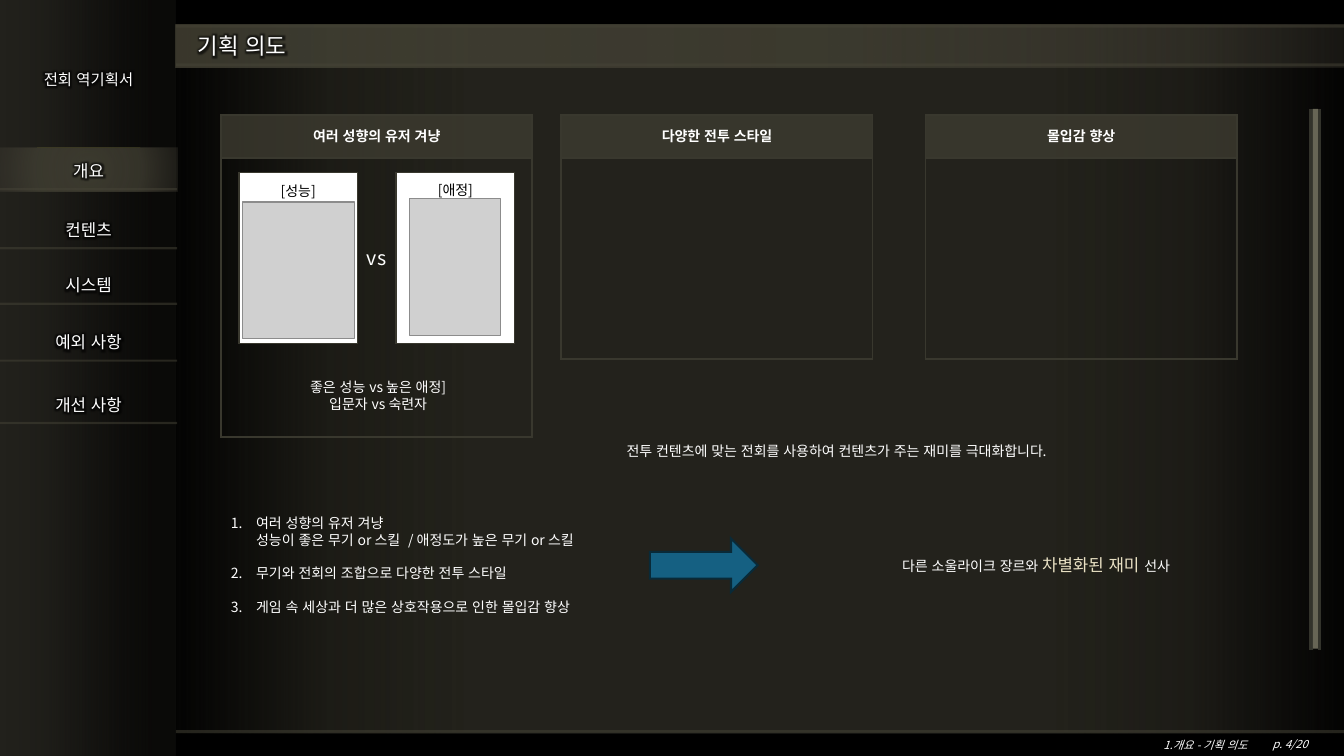
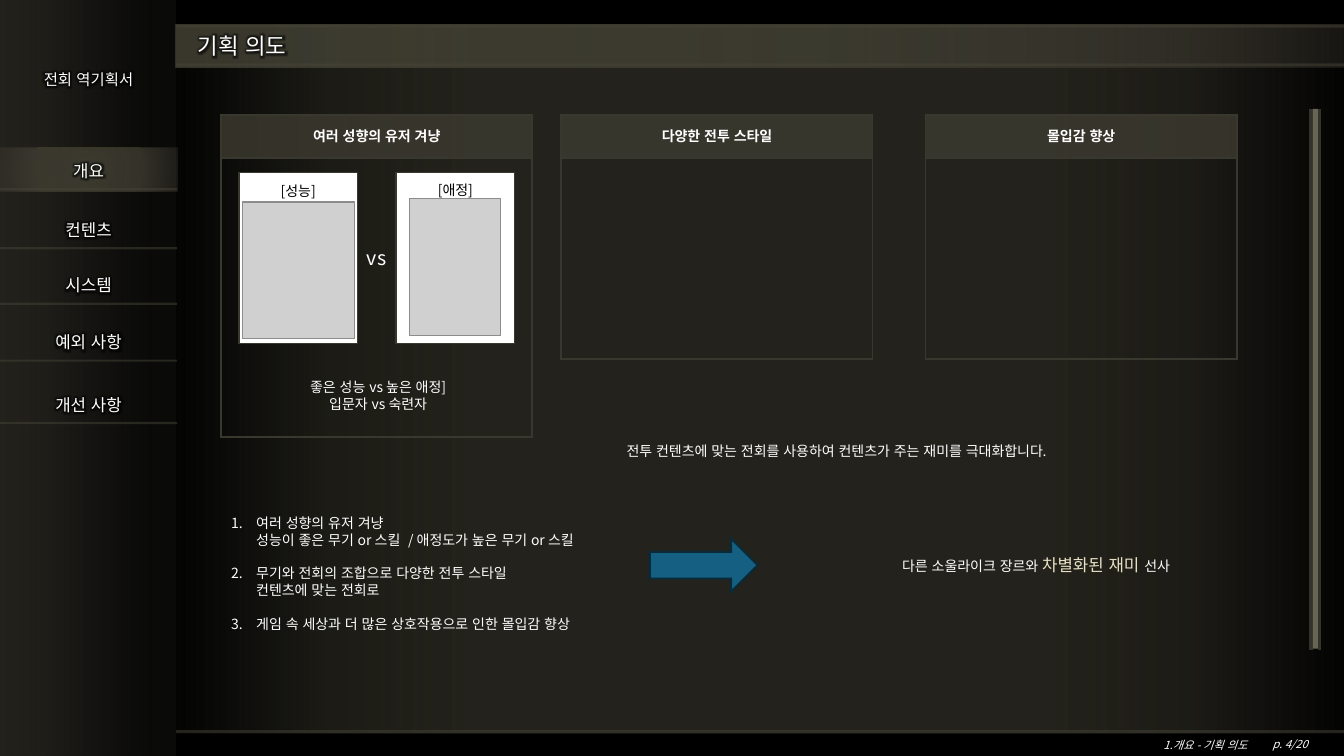
Before and after one commit to hjs0913/GameDesign, a slide deck: slide 4 of 엘든링 역기획서/엘든링_전회_역기획서.pptx. Drawn at 1344x756 pixels with LibreOffice and Linux fonts; fonts in the diff are those of the drawing; grey boxes stand for pictures; background and template pictures are left out. Boxes give left, top, right and bottom in pixels: in the first picture for what was removed or moved away, otherwise in the second. Text is boxed around its words. In the diff, an @@ line names an element or a change of style, - is before the commit and + after.

```diff
--- a/엘든링 역기획서/엘든링_전회_역기획서.pptx
+++ b/엘든링 역기획서/엘든링_전회_역기획서.pptx
@@ text at (256,566,507,596): text changed @@
-2. 무기와 전회의 조합으로 다양한 전투 스타일
+2. 무기와 전회의 조합으로 다양한 전투 스타일
+   컨텐츠에 맞는 전회로
```
Also in this commit, not shown: 2 other slides changed.
